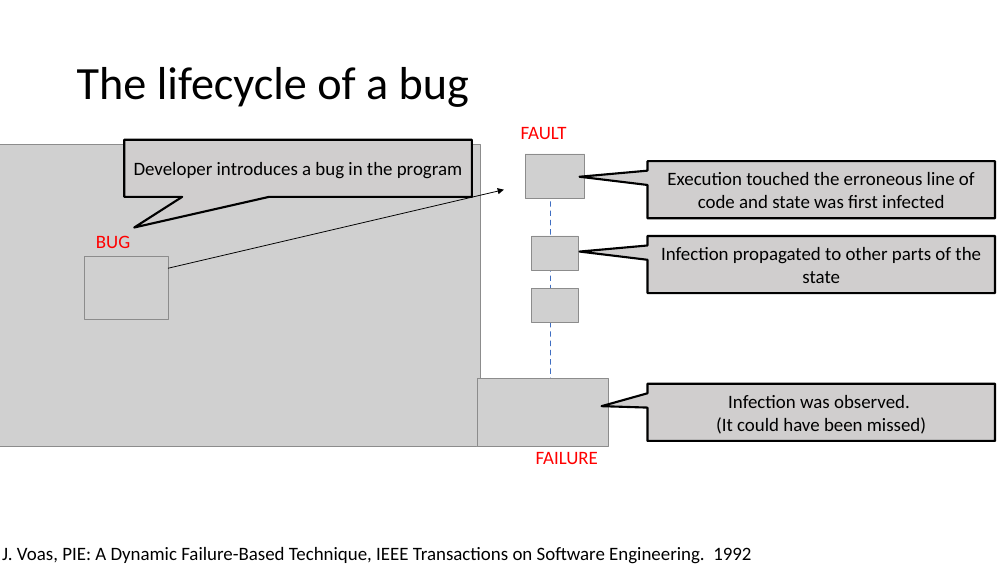
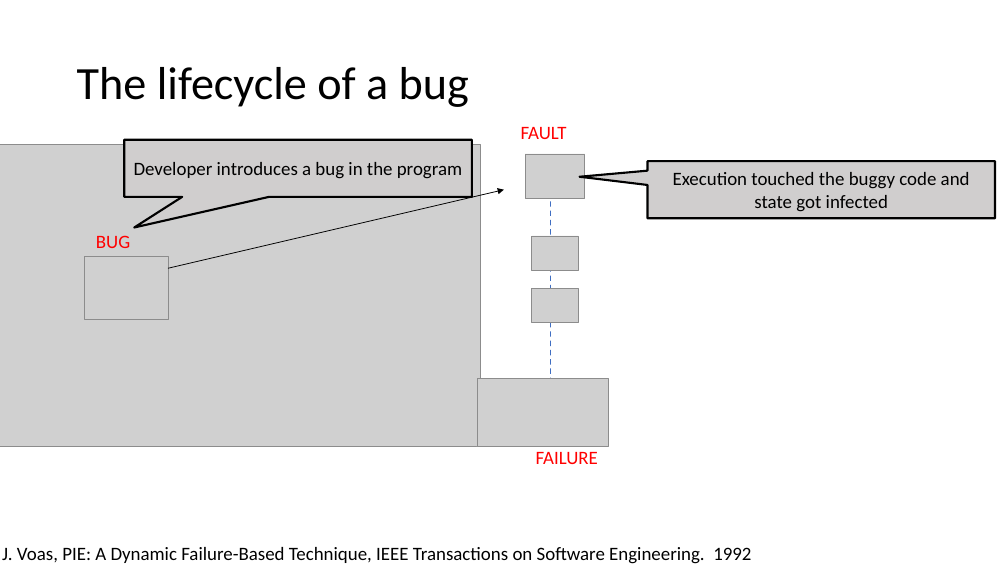
Before and after one commit to damorim/testing-cin-minicourse, a slide deck: slide 10 of testing-minicourse.pptx (slide 11 before the commit). Drawn at 1008x567 pixels with LibreOffice and Linux fonts; fonts in the diff are those of the drawing; grey boxes stand for pictures. Boxes give left, top, right and bottom in pixels: in the first picture for what was removed or moved away, otherwise in the second. Text is boxed around its words. In the diff, an @@ line names an element or a change of style, - is before the commit and + after.

```diff
--- a/testing-minicourse.pptx
+++ b/testing-minicourse.pptx
@@ text in speech box at (673, 172, 970, 212): text changed @@
-Execution touched the erroneous line of code and state was first infected
+Execution touched the buggy code and state got infected
@@ speech box removed at (647, 236, 995, 293) @@
-Infection propagated to other parts of the state
@@ speech box removed at (647, 384, 995, 442) @@
-Infection was observed.
-(It could have been missed)
```
Also in this commit, not shown: 19 other slides changed, 30 slides added, 4 slides removed.
